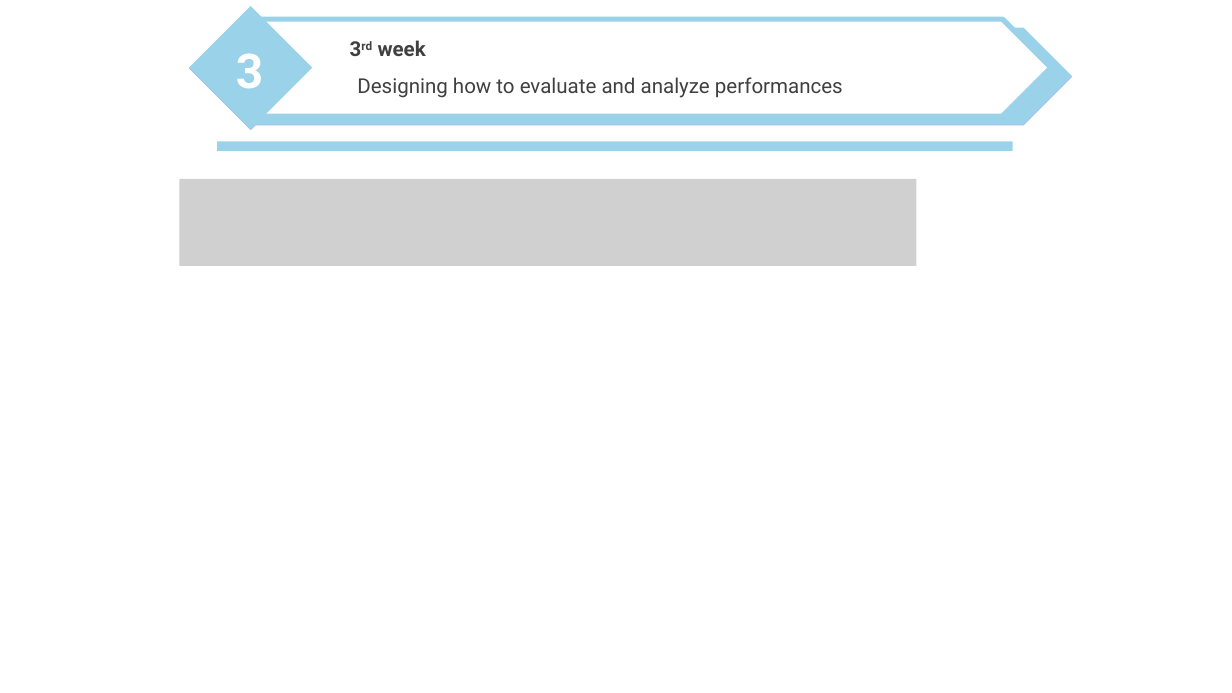
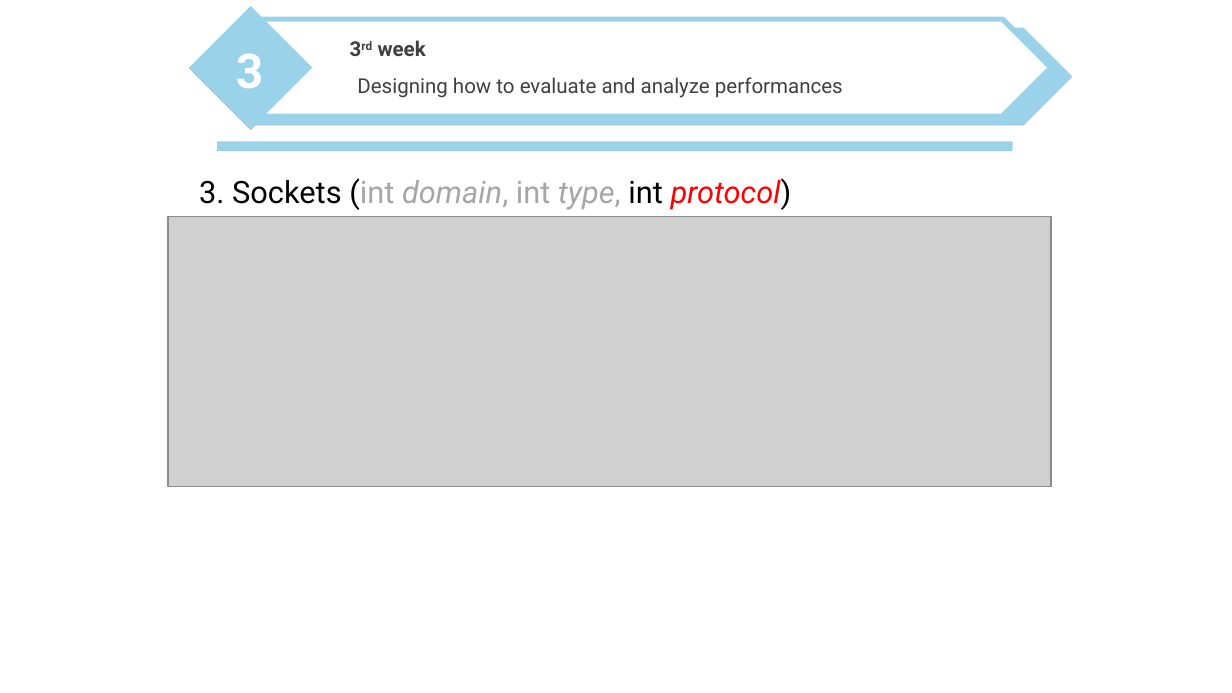
Before and after one commit to nicesick/Prototyping-Delay-Aware-V2X-Safe-Communications, a slide deck: slide 52 of presentation/presentation_1.pptx (slide 44 before the commit). Drawn at 1232x693 pixels with LibreOffice and Linux fonts; fonts in the diff are those of the drawing; grey boxes stand for pictures; background and template pictures are left out. Boxes give left, top, right and bottom in pixels: in the first picture for what was removed or moved away, otherwise in the second. Text is boxed around its words. In the diff, an @@ line names an element or a change of style, - is before the commit and + after.

```diff
--- a/presentation/presentation_1.pptx
+++ b/presentation/presentation_1.pptx
@@ picture removed at <box>180,179,917,266</box> @@
@@ text added at <box>199,178,792,210</box>, 18 pt, text #A6A6A6 @@
+3. Sockets (int domain, int type, int protocol)
@@ picture added at <box>168,217,1051,487</box> @@
```
Also in this commit, not shown: 5 other slides changed, 3 slides added, 1 slide removed, 1 other file.
